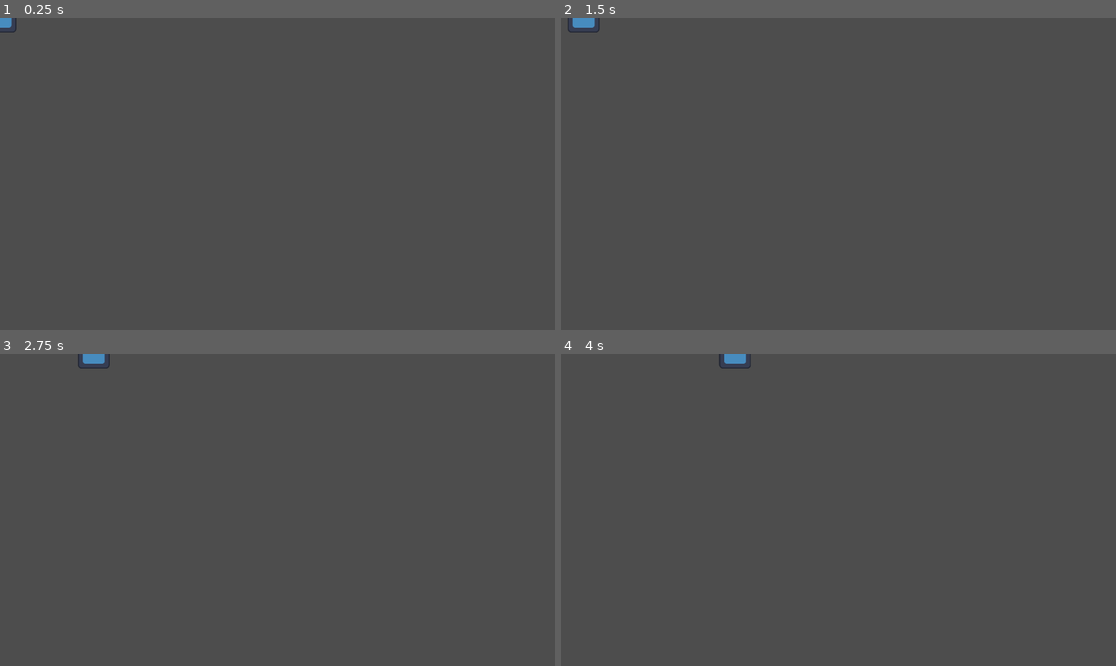
Above: before the commit, frames 1-4 (two rows, left to right).
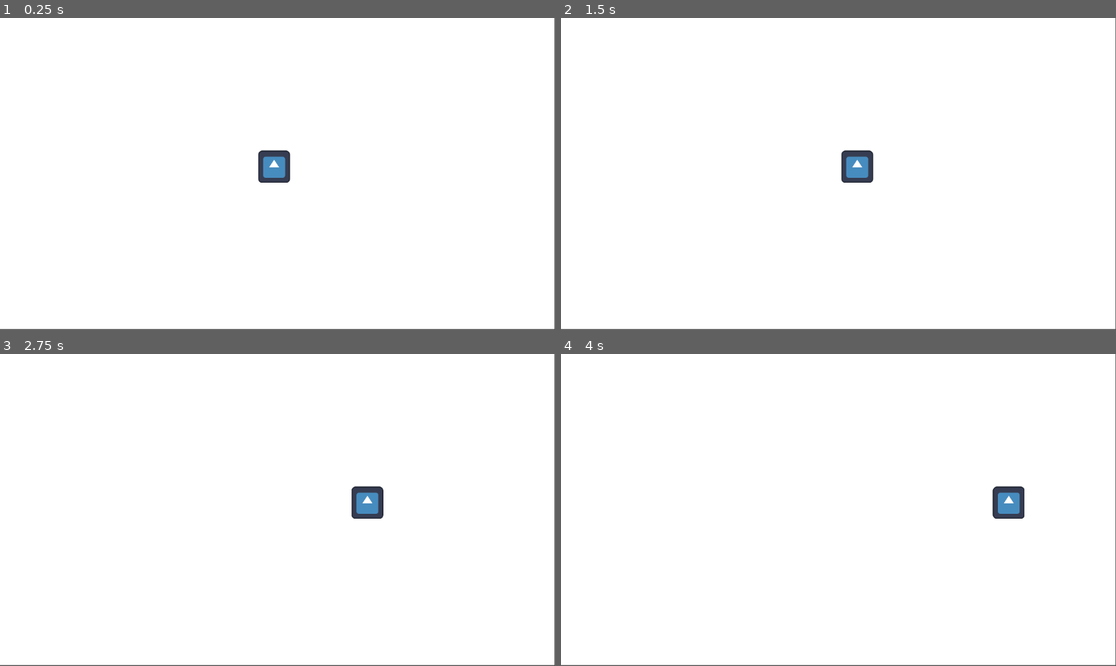
Above: after the commit, the same moments.

Repository: BenjaminLe1/obstacle-battle
Game: Godot game, scene res://world.tscn
Two runs of this game, one before a commit and one after it. Both use one fixed random seed, a clock stepped at 60 frames per second and the inputs below. The engine's default icon, where the game draws it, is replaced by a stand-in: a white triangle on a blue panel in a dark square.
Inputs:
- Up to frame 1 (0.25 s): no input
- Up to frame 2 (1.5 s): tap Enter (ui_accept) at 0.5, 0.77 s; hold Right (ui_right) from 0.53 s (still down)
- Up to frame 3 (2.75 s): tap Enter (ui_accept) at 1.52 s; release Right (ui_right) at 2.03 s; hold Left (ui_left) from 2.03 s (still down)
- Up to frame 4 (4 s): release Left (ui_left) at 2.78 s; hold Right (ui_right) from 2.78 s (still down); tap Enter (ui_accept) at 3.02, 3.77 s

The runs differ from the first frame. In frame 1, 100% of the frame differs, in the area x 0-100%, y 0-100%; in frame 2, 100%; in frame 3, 100%; in frame 4, 100%.

Commit message:
super duper

Diff:
--- a/player.gd
+++ b/player.gd
@@ -2,7 +2,7 @@
 
 @export var yes = 1
 
-#PUSH Test 2
+#PUSH TEST
 const max_speed = 1000
 const accel = 100
 const friction = 600
--- a/world.tscn
+++ b/world.tscn
@@ -1,8 +1,36 @@
-[gd_scene load_steps=2 format=3 uid="uid://camt2om73uxxu"]
+[gd_scene load_steps=4 format=3 uid="uid://camt2om73uxxu"]
 
 [ext_resource type="PackedScene" uid="uid://6nyuithkc6gx" path="res://player.tscn" id="1_wrisp"]
 
+[sub_resource type="RectangleShape2D" id="RectangleShape2D_1wb73"]
+size = Vector2(1172, 22)
+
+[sub_resource type="RectangleShape2D" id="RectangleShape2D_mqj0y"]
+size = Vector2(27, 661)
+
 [node name="world" type="Node2D"]
 
+[node name="ColorRect" type="ColorRect" parent="."]
+offset_right = 1151.0
+offset_bottom = 646.0
+
 [node name="player" parent="." instance=ExtResource("1_wrisp")]
-position = Vector2(0, -2)
+position = Vector2(568, 310)
+
+[node name="StaticBody2D" type="StaticBody2D" parent="."]
+
+[node name="CollisionShape2D" type="CollisionShape2D" parent="StaticBody2D"]
+position = Vector2(576, 1)
+shape = SubResource("RectangleShape2D_1wb73")
+
+[node name="CollisionShape2D2" type="CollisionShape2D" parent="StaticBody2D"]
+position = Vector2(578, 639)
+shape = SubResource("RectangleShape2D_1wb73")
+
+[node name="CollisionShape2D3" type="CollisionShape2D" parent="StaticBody2D"]
+position = Vector2(1149.5, 319.5)
+shape = SubResource("RectangleShape2D_mqj0y")
+
+[node name="CollisionShape2D4" type="CollisionShape2D" parent="StaticBody2D"]
+position = Vector2(2, 321)
+shape = SubResource("RectangleShape2D_mqj0y")
